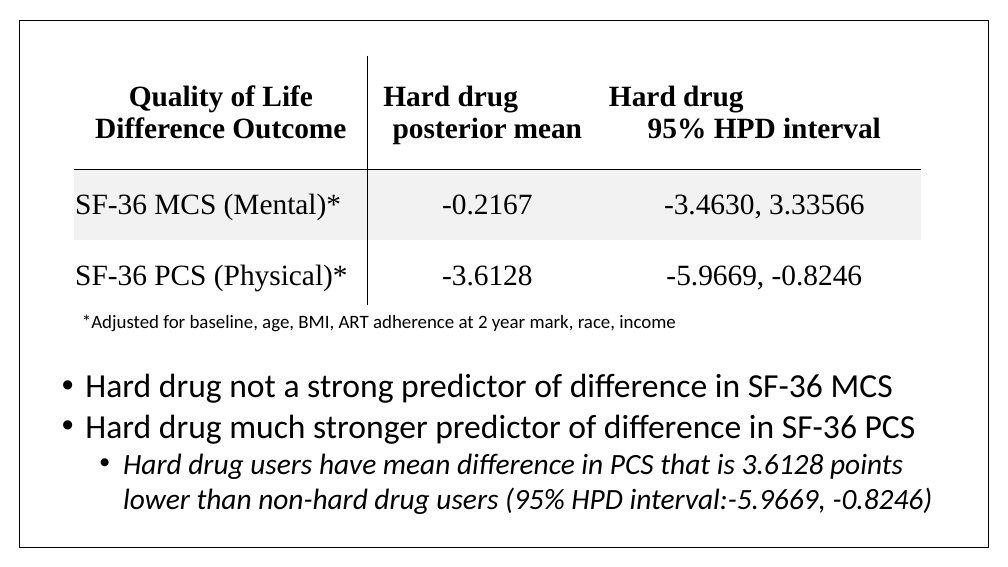
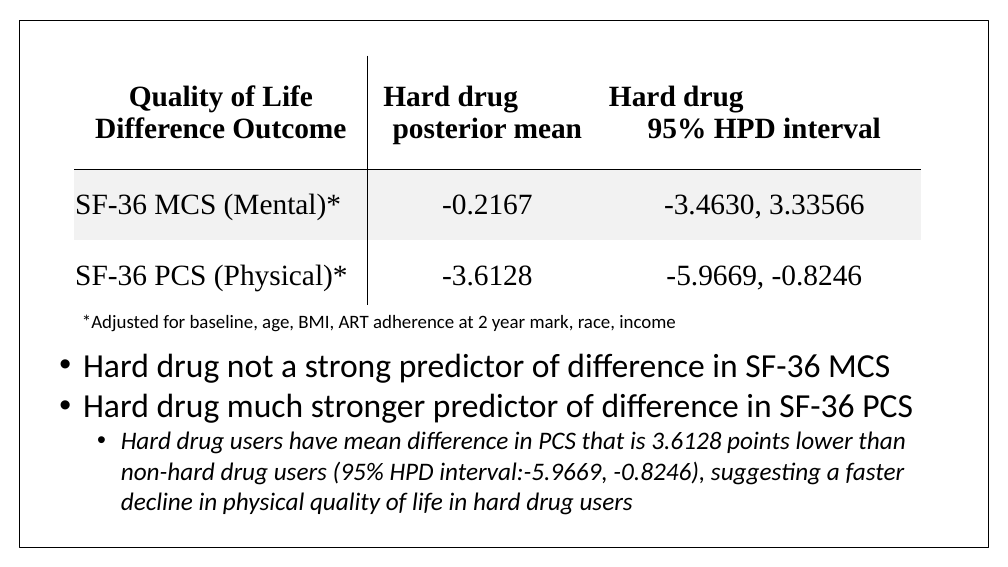
Before and after one commit to johnsra3/bios6623-johnsra3, a slide deck: slide 5 of Project1/Reports/Project 1 Final Presentation.pptx. Drawn at 1008x567 pixels with LibreOffice and Linux fonts; fonts in the diff are those of the drawing. Boxes give left, top, right and bottom in pixels: in the first picture for what was removed or moved away, otherwise in the second. Text is boxed around its words. In the diff, an @@ line names an element or a change of style, - is before the commit and + after.

```diff
--- a/Project1/Reports/Project 1 Final Presentation.pptx
+++ b/Project1/Reports/Project 1 Final Presentation.pptx
@@ text "Hard drug not a strong ...": place and size @@
-text "Hard drug not a strong ..." at <box>85,373,933,514</box>
+text "Hard drug not a strong ..." at <box>83,353,913,515</box>
@@ text at <box>121,431,905,515</box>: text changed; size 28 to 24 pt @@
-  • Hard drug users have mean difference in PCS that is 3.6128 points lower than non-hard drug users (95% HPD interval:-5.9669, -0.8246)
+  • Hard drug users have mean difference in PCS that is 3.6128 points lower than non-hard drug users (95% HPD interval:-5.9669, -0.8246), suggesting a faster decline in physical quality of life in hard drug users
```
Also in this commit, not shown: 5 other slides changed, 1 other file.
